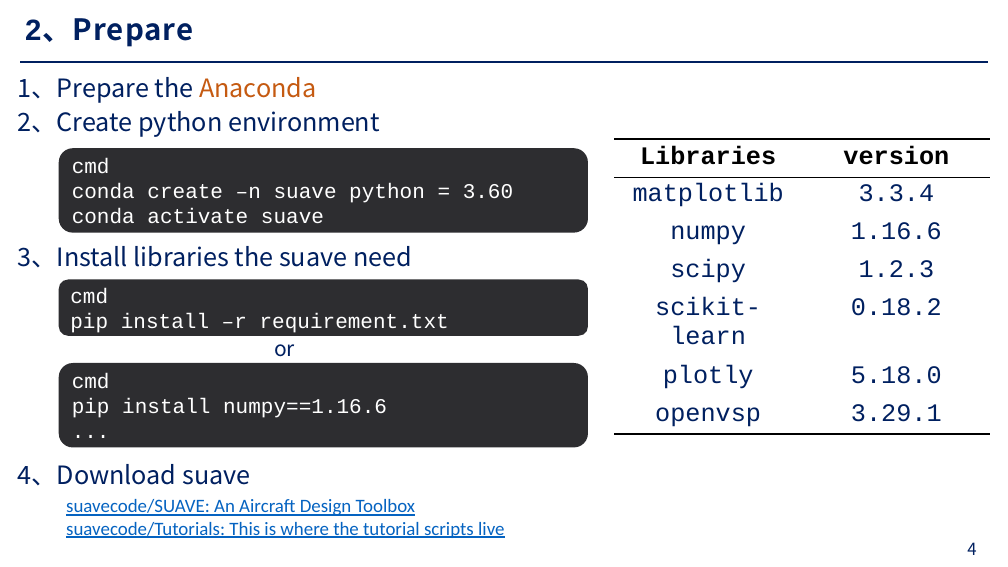
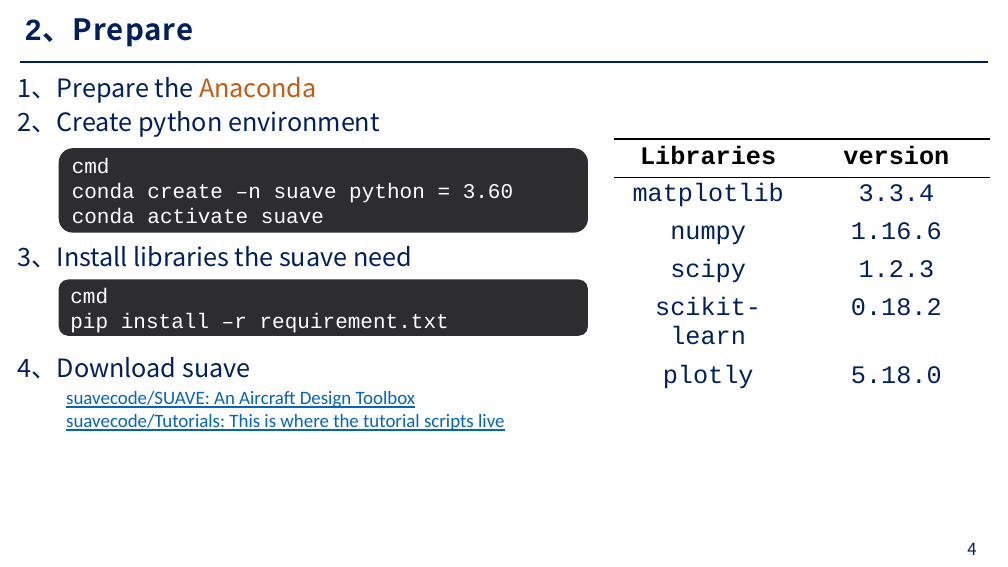
Before and after one commit to 7dinosaur/Obsidian, a slide deck: slide 4 of Design Conceptual Aircraft via SUAVE.pptx. Drawn at 1008x567 pixels with LibreOffice and Linux fonts; fonts in the diff are those of the drawing; background and template pictures are left out. Boxes give left, top, right and bottom in pixels: in the first picture for what was removed or moved away, otherwise in the second. Text is boxed around its words. In the diff, an @@ line names an element or a change of style, - is before the commit and + after.

```diff
--- a/Design Conceptual Aircraft via SUAVE.pptx
+++ b/Design Conceptual Aircraft via SUAVE.pptx
@@ table at <box>614,139,991,393</box> @@
-row 7: openvsp | 3.29.1
@@ text "4、Download suave": place and size @@
-text "4、Download suave" at <box>18,464,250,485</box>
+text "4、Download suave" at <box>18,357,250,378</box>
@@ text removed at <box>274,335,295,357</box> @@
-or
@@ text "suavecode/SUAVE: An Aircraft Design Toolbox": place and size @@
-text "suavecode/SUAVE: An Aircraft Design Toolbox" at <box>66,499,504,538</box>
+text "suavecode/SUAVE: An Aircraft Design Toolbox" at <box>66,391,504,431</box>
@@ rounded rectangle removed at <box>59,363,588,448</box> @@
-cmd
-pip install numpy==1.16.6
-...
```
Also in this commit, not shown: 3 other slides changed, 1 slide added, 1 other file.
